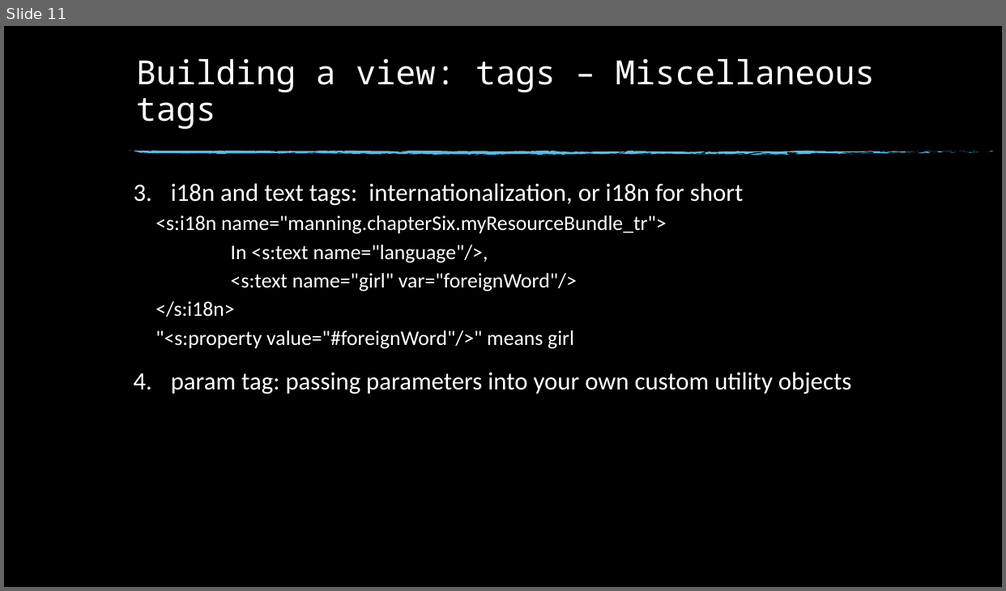
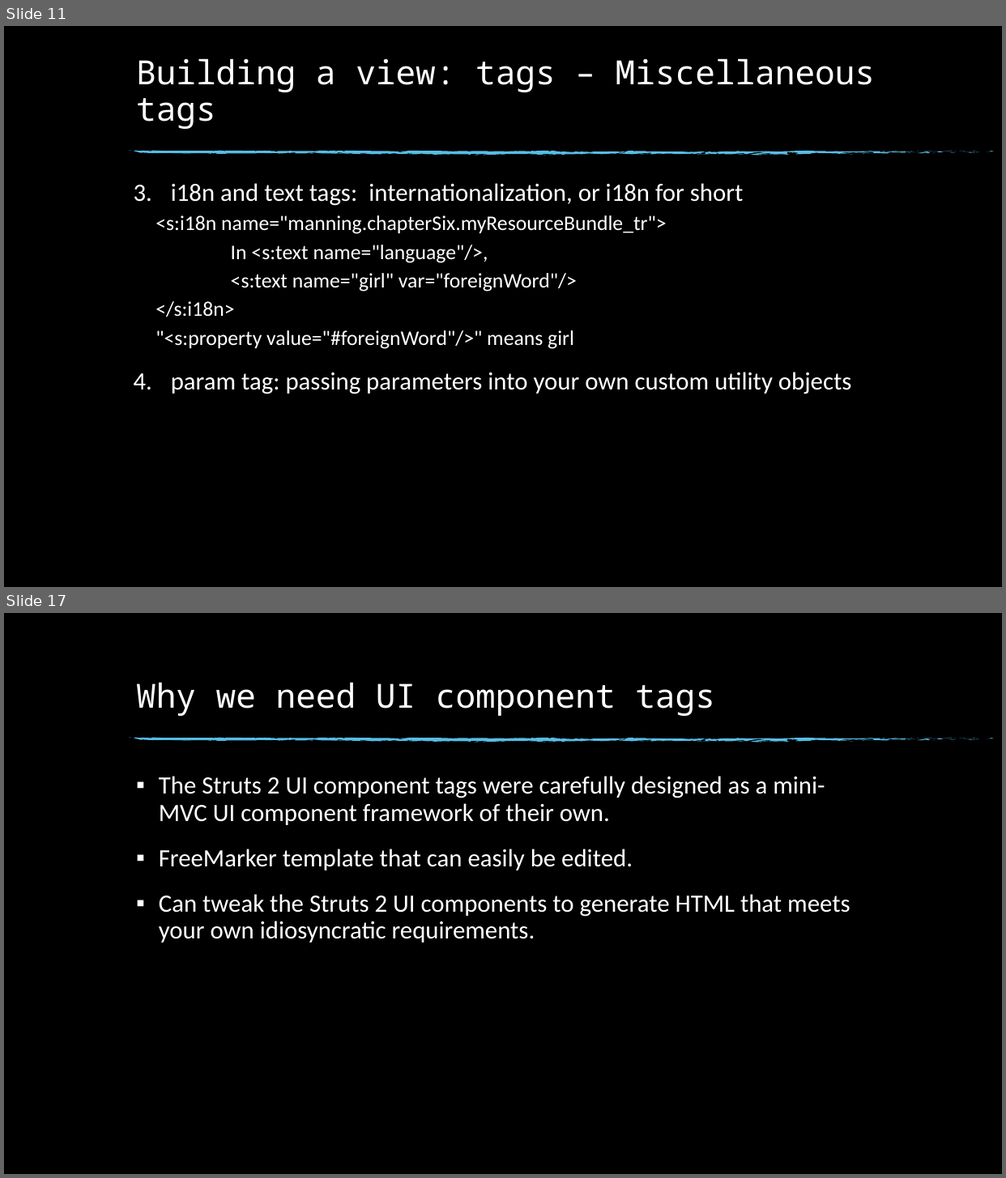
Before and after one commit to KernelDang/JEE, a slide deck: Seminar/slide.pptx. Shown one above the other, each under a label of ours: slide 11 before the commit, slides 11 and 17 after it; the slides between them are not shown. The pictures are 1006x591 and 1006x1178 pixels, drawn with LibreOffice and Linux fonts; fonts in the diff are those of the drawing; background and template pictures are left out. Boxes give left, top, right and bottom in pixels: in the first picture for what was removed or moved away, otherwise in the second. Text is boxed around its words. In the diff, an @@ line names an element or a change of style, - is before the commit and + after.

```diff
--- a/Seminar/slide.pptx
+++ b/Seminar/slide.pptx
@@ slide 17 added at (x1=4, y1=613, x2=1002, y2=1174), background picture (left out); not listed: 74 template elements that a slide beside it also shows @@
@@ title added at (x1=136, y1=682, x2=715, y2=716), 32 pt, text #FFFFFF @@
+Why we need UI component tags
@@ text added at (x1=159, y1=776, x2=850, y2=943), 24 pt, text #FFFFFF @@
+▪ The Struts 2 UI component tags were carefully designed as a mini-MVC UI component framework of their own.
+▪ FreeMarker template that can easily be edited.
+▪ Can tweak the Struts 2 UI components to generate HTML that meets your own idiosyncratic requirements.
```
Also in this commit, not shown: 2 slides changed, 33 other slides added.
